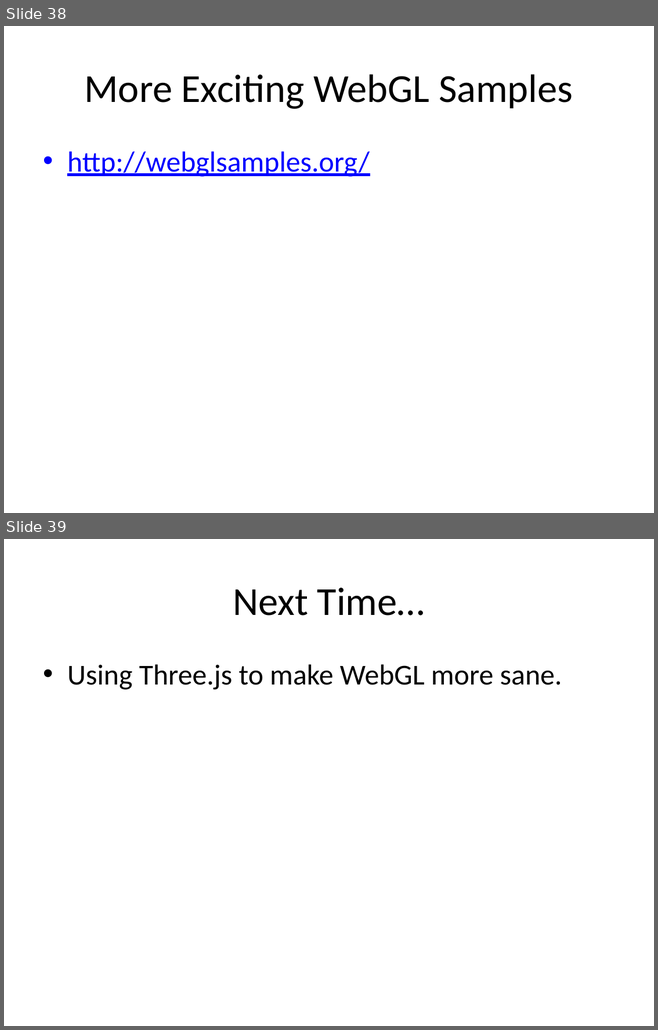
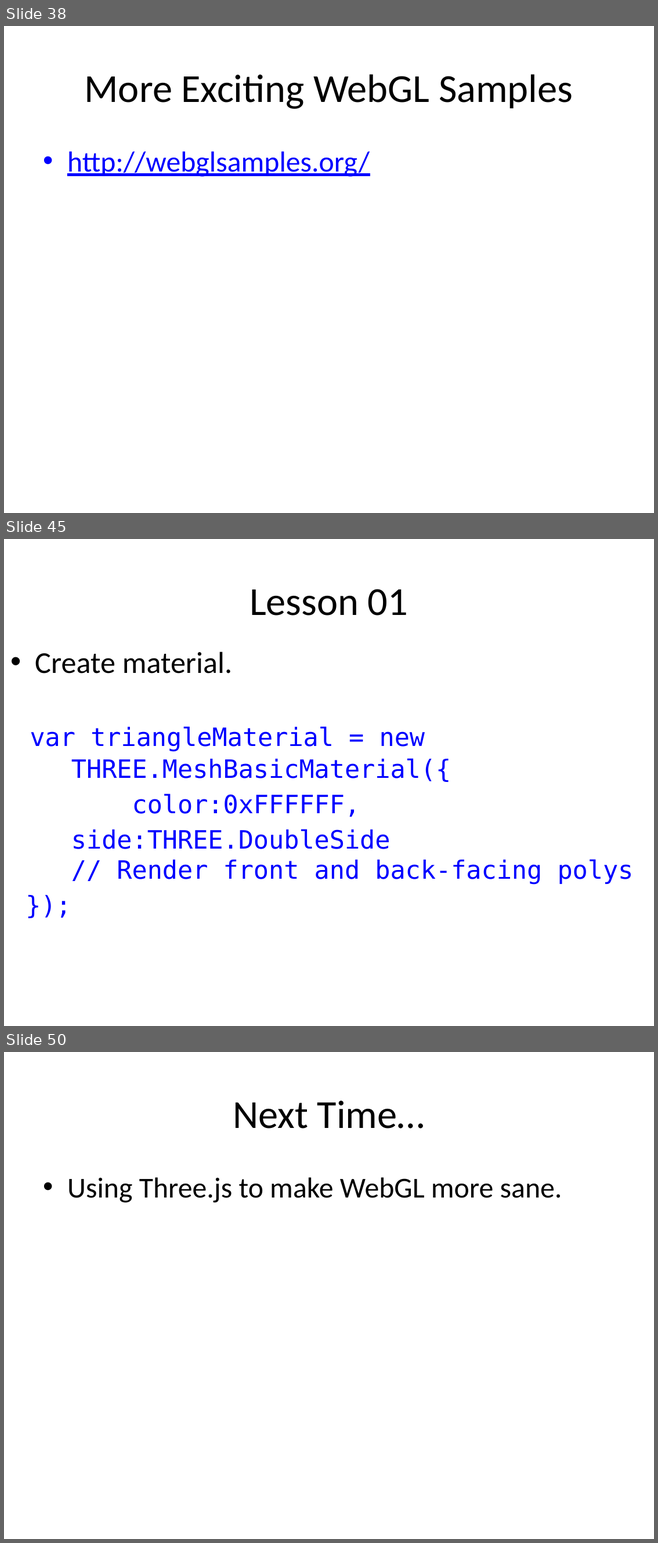
Before and after one commit to uva-graphics/webgl, a slide deck: slides.pptx. Shown one above the other, each under a label of ours: slides 38 and 39 before the commit, slides 38, 45 and 50 after it; the slides between them are not shown. The pictures are 658x1030 and 658x1543 pixels, drawn with LibreOffice and Linux fonts; fonts in the diff are those of the drawing. Boxes give left, top, right and bottom in pixels: in the first picture for what was removed or moved away, otherwise in the second. Text is boxed around its words. In the diff, an @@ line names an element or a change of style, - is before the commit and + after.

```diff
--- a/slides.pptx
+++ b/slides.pptx
@@ slide 45 added at [4, 539, 654, 1026], background #FFFFFF @@
@@ title added at [249, 589, 408, 616], 44 pt, text #000000 @@
+Lesson 01
@@ text added at [30, 652, 633, 885], 28 pt, text #0000FF @@
+• Create material.
+var triangleMaterial = new
+THREE.MeshBasicMaterial({
+color:0xFFFFFF,
+side:THREE.DoubleSide
+// Render front and back-facing polys
+});
@@ what was slide 39 is now slide 50 @@
```
Also in this commit, not shown: 1 slide changed, 10 other slides added, 12 other files.
